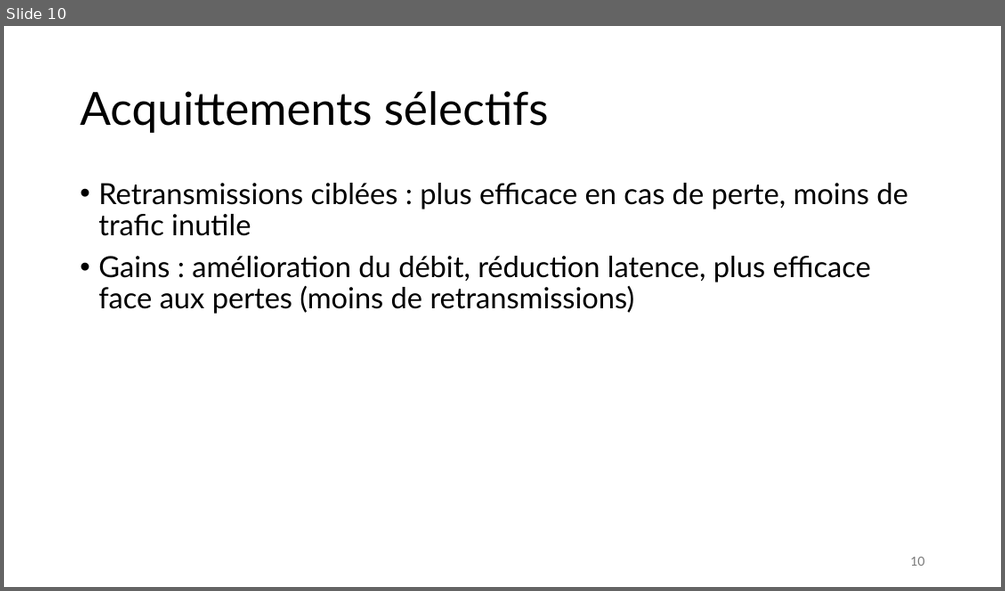
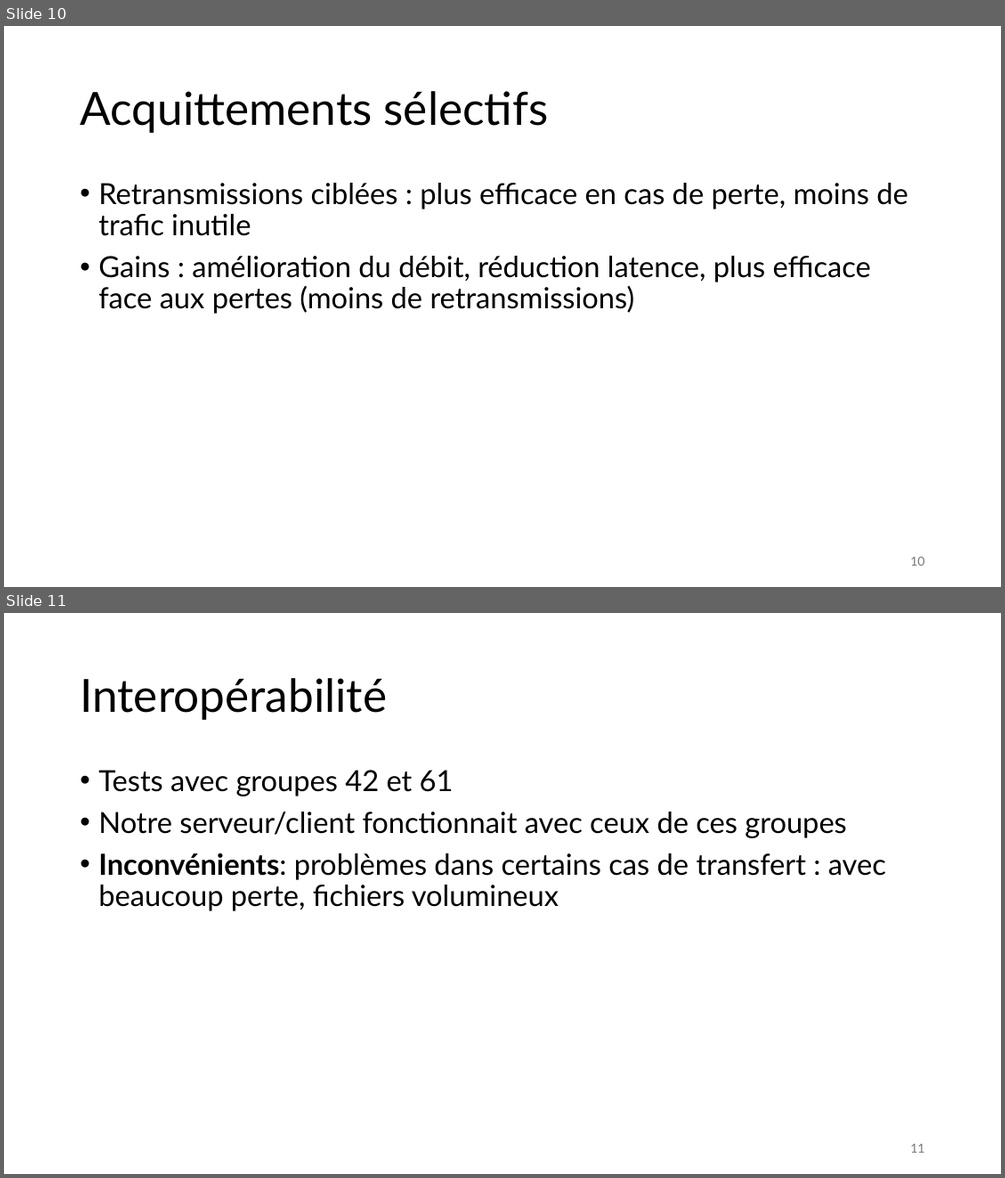
Before and after one commit to Tidyresonnance8/projet1_C-sarBortoluzzi_IsaacYamdjieu_AbdouMbengue, a slide deck: Rapport_projet_SRTP.pptx. Shown one above the other, each under a label of ours: slide 10 before the commit, slides 10 and 11 after it. The pictures are 1005x591 and 1005x1178 pixels, drawn with LibreOffice and Linux fonts; fonts in the diff are those of the drawing. Boxes give left, top, right and bottom in pixels: in the first picture for what was removed or moved away, otherwise in the second. Text is boxed around its words. In the diff, an @@ line names an element or a change of style, - is before the commit and + after.

```diff
--- a/Rapport_projet_SRTP.pptx
+++ b/Rapport_projet_SRTP.pptx
@@ slide 11 added at <box>4,613,1001,1174</box>, background #FFFFFF @@
@@ title added at <box>80,678,387,720</box>, 44 pt, text #000000 @@
+Interopérabilité
@@ text added at <box>98,770,886,911</box>, 28 pt, text #000000 @@
+• Tests avec groupes 42 et 61
+• Notre serveur/client fonctionnait avec ceux de ces groupes
+• Inconvénients: problèmes dans certains cas de transfert : avec beaucoup perte, fichiers volumineux
@@ page number added at <box>910,1143,924,1152</box>, 12 pt, text #797979 @@
+11
```
Also in this commit, not shown: 4 other slides added.
